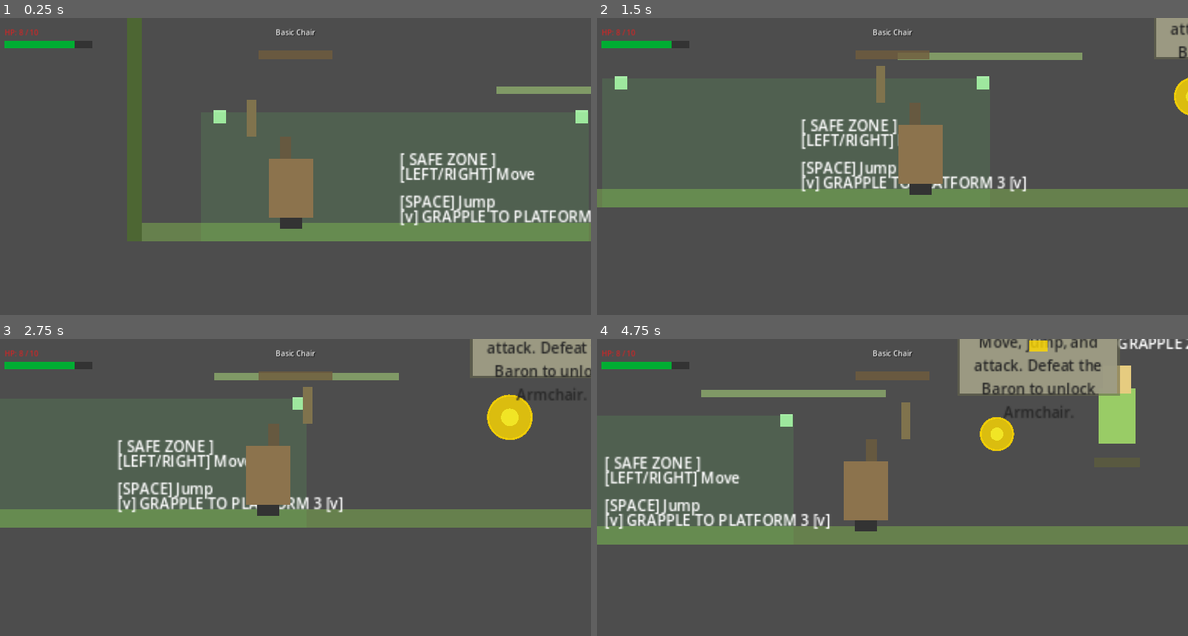
Above: before the commit, frames 1-4 (two rows, left to right).
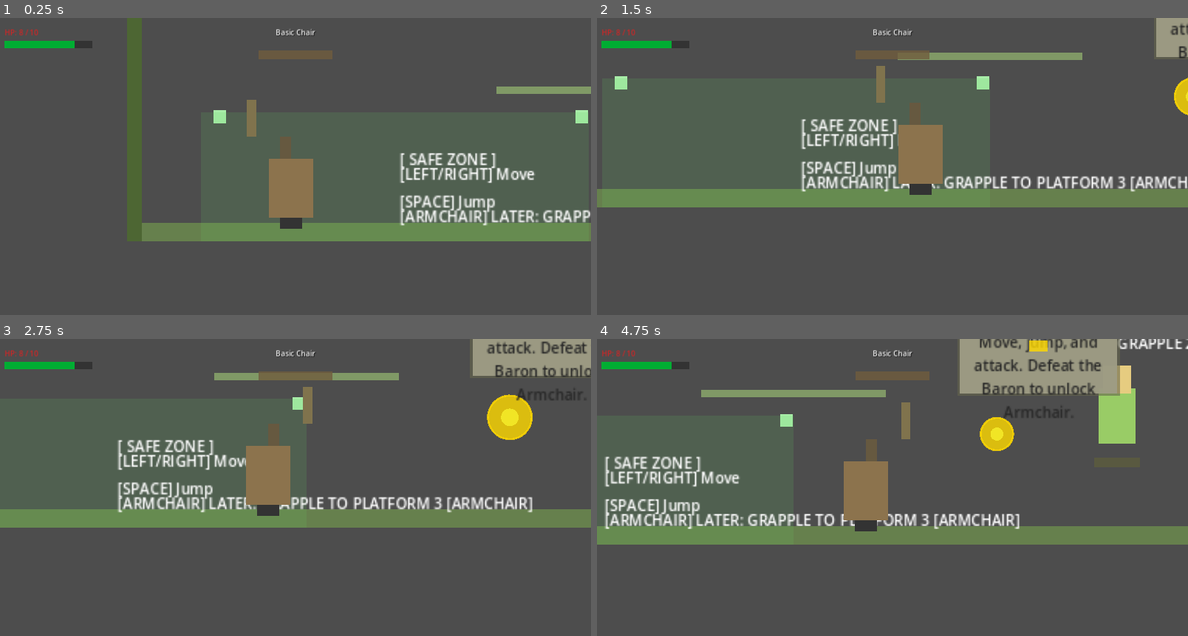
Above: after the commit, the same moments.

Repository: TsilenT/chairfighter
Game: Godot game, scene res://scenes/main/Main.tscn
Two runs of this game, one before a commit and one after it. Both use one fixed random seed, a clock stepped at 60 frames per second and the inputs below.
Inputs:
- Up to frame 1 (0.25 s): no input
- Up to frame 2 (1.5 s): hold D (move_right) from 0.53 s (still down); tap J (attack) at 0.6 s; tap Space (jump) at 0.77 s; tap F (interact) at 1.35 s
- Up to frame 3 (2.75 s): tap Space (jump) at 1.52 s; release D (move_right) at 2.03 s; hold A (move_left) from 2.03 s (still down); hold K (special) from 2.03 s (still down)
- Up to frame 4 (4.75 s): release A (move_left) at 2.78 s; release K (special) at 2.78 s; hold D (move_right) 2.78-4.28 s; tap E (transform_next) at 2.85 s; tap Space (jump) at 3.02, 3.77, 4.52 s; tap Q (transform_prev) at 3.6 s; hold A (move_left) from 4.28 s (still down); tap J (attack) at 4.35 s

The runs differ from the first frame. In frame 1, 1.0% of the frame differs, in the area x 68-100%, y 64-70%; in frame 2, 1.7%; in frame 3, 1.9%, in the area x 20-91%, y 53-59%; in frame 4, 1.9%.

Commit message:
fix: clarify pre-grapple level path - reword GrappleSignpost to read as ARMCHAIR-only later content, move it higher and mute its alpha so it does not mislead Basic Chair players

Diff:
--- a/scenes/levels/TestLevel.tscn
+++ b/scenes/levels/TestLevel.tscn
@@ -219,11 +219,11 @@
 
 # Grapple route signpost near platform area (plain ASCII, no Unicode down arrows)
 [node name="GrappleSignpost" type="Label" parent="Visuals" uid="uid://grapple_signpost"]
-position = Vector2(970, 340)
-text = "[v] GRAPPLE TO PLATFORM 3 [v]"
+position = Vector2(970, 290)
+text = "[ARMCHAIR] LATER: GRAPPLE TO PLATFORM 3 [ARMCHAIR]"
 horizontal_alignment = 1
 font_size = 11
-font_color = Color(1, 0.85, 0, 0.85)
+font_color = Color(1, 0.85, 0, 0.45)
 
 [node name="RouteVisuals" type="Node2D" parent="Visuals" uid="uid://route_visuals"]
 
